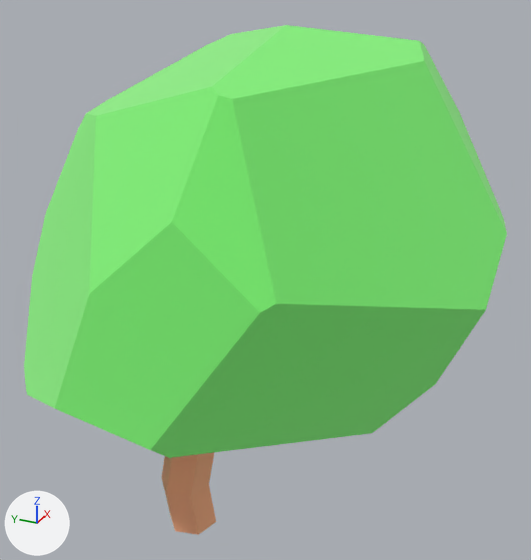
Renders of the glTF model public/models/bush.glb from each side of a commit.
Both versions are drawn from a 50 mm camera at (-1.074, -0.255, 1.44) aimed at (0.527, 0.465, 0.64). The axes (+X, +Y, +Z) are drawn at lower left. The lights are the same throughout. Where no turn or scale is listed for an object, it has been applied to the vertices.

Names of what the first picture shows: 'Leaf', 'Trunc'.
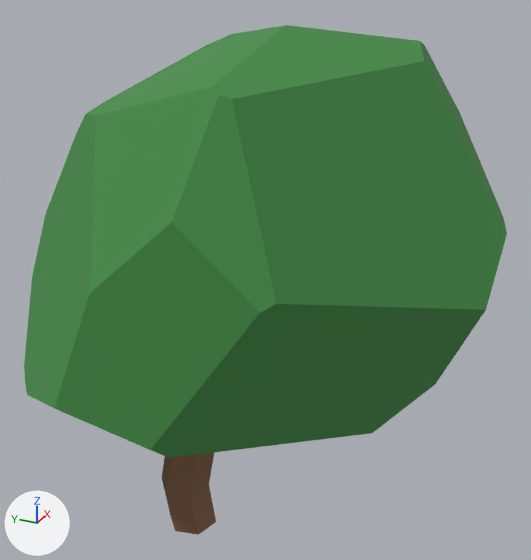
What differs and where, as boxes [x1, y1, x2, y2] in the pictures (531 x 560 px):
'Leaf', recoloured, surface changed
    both: [24, 25, 507, 458]
'Trunc', recoloured
    both: [162, 453, 216, 535]

Edits to the bpy script that builds the scene:
```text
Change mat_leaf:
    mat_leaf.metallic: 0.8 -> 0.0
    mat_leaf.base_color: (0.412, 1.001, 0.362) -> (0.0578, 0.266, 0.063)  # green #acffa2 -> green #448d47
Change mat_wood:
    mat_wood.base_color: (1.0, 0.634, 0.409) -> (0.22, 0.115, 0.061)  # beige #ffd0ab -> brown #815f46
```
